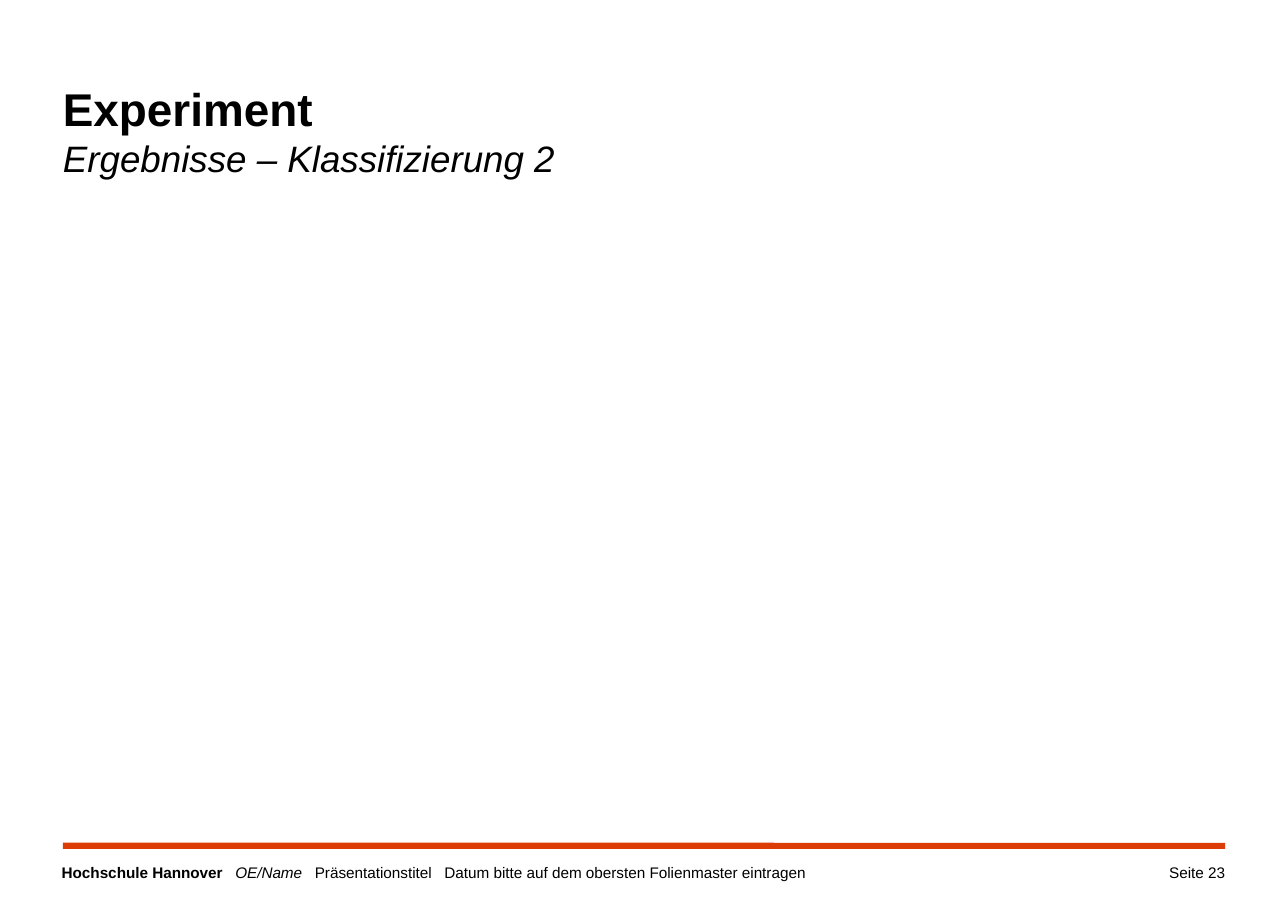
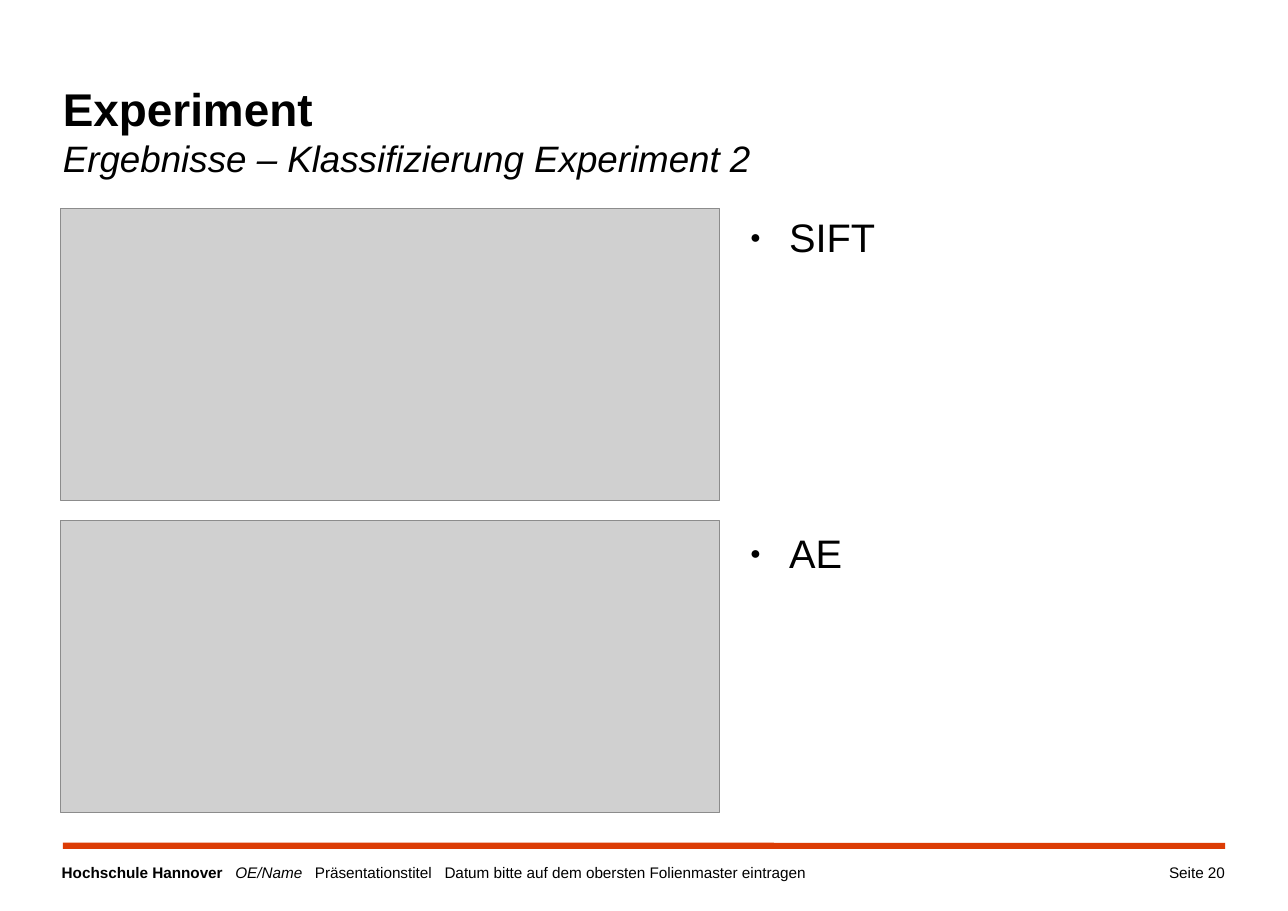
Before and after one commit to a-cl/ma-thesis, a slide deck: slide 20 of kolloquim.pptx (slide 23 before the commit). Drawn at 1288x911 pixels with LibreOffice and Linux fonts; fonts in the diff are those of the drawing; grey boxes stand for pictures; background and template pictures are left out. Boxes give left, top, right and bottom in pixels: in the first picture for what was removed or moved away, otherwise in the second. Text is boxed around its words. In the diff, an @@ line names an element or a change of style, - is before the commit and + after.

```diff
--- a/kolloquim.pptx
+++ b/kolloquim.pptx
@@ text at (x1=63, y1=92, x2=750, y2=179): text changed @@
-Experiment
-Ergebnisse – Klassifizierung 2
+Experiment
+Ergebnisse – Klassifizierung Experiment 2
@@ picture added at (x1=61, y1=208, x2=719, y2=500) @@
@@ text added at (x1=789, y1=224, x2=875, y2=253), 26 pt, text #000000 @@
+● SIFT
@@ picture added at (x1=61, y1=521, x2=719, y2=813) @@
@@ text added at (x1=789, y1=540, x2=842, y2=568), 26 pt, text #000000 @@
+● AE
@@ page number at (x1=1169, y1=867, x2=1225, y2=878): text changed @@
-Seite 23
+Seite 20
```
Also in this commit, not shown: 11 other slides changed, 11 slides added, 12 slides removed.
